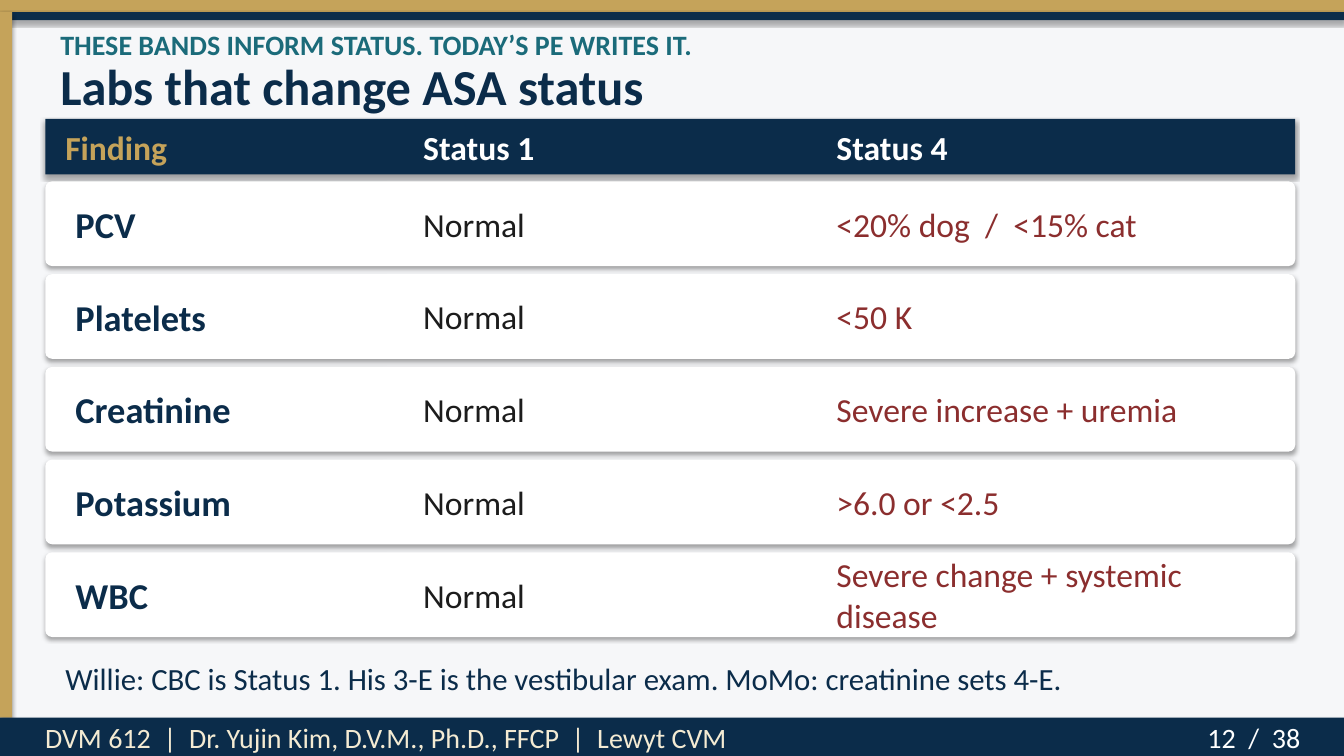
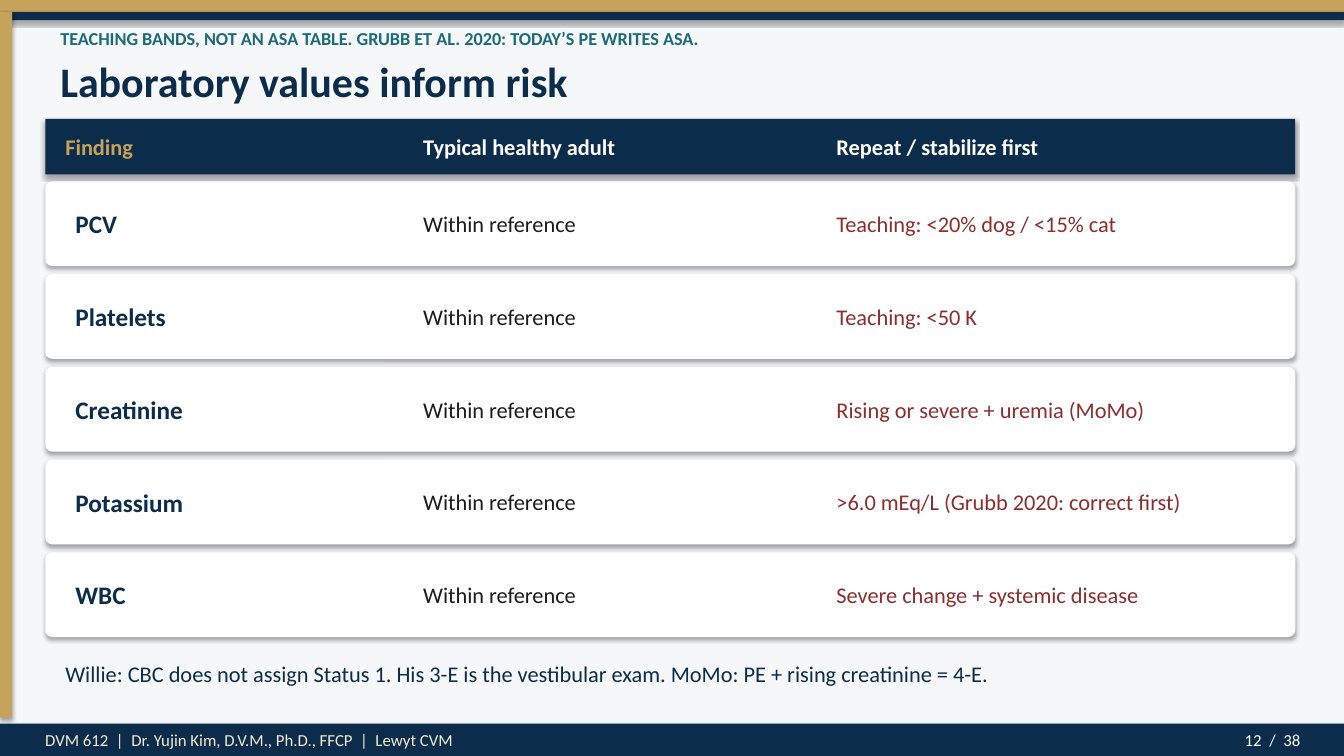
Before and after one commit to drkimvet/happycare, a slide deck: slide 12 of lectures/DVM-612_Week4_Preop_PatientPrep_Postop.pptx. Drawn at 1344x756 pixels with LibreOffice and Linux fonts; fonts in the diff are those of the drawing. Boxes give left, top, right and bottom in pixels: in the first picture for what was removed or moved away, otherwise in the second. Text is boxed around its words. In the diff, an @@ line names an element or a change of style, - is before the commit and + after.

```diff
--- a/lectures/DVM-612_Week4_Preop_PatientPrep_Postop.pptx
+++ b/lectures/DVM-612_Week4_Preop_PatientPrep_Postop.pptx
@@ text at [60,32,698,48]: text changed; size 20 to 13 pt @@
-THESE BANDS INFORM STATUS. TODAY’S PE WRITES IT.
+TEACHING BANDS, NOT AN ASA TABLE. GRUBB ET AL. 2020: TODAY’S PE WRITES ASA.
@@ text at [60,67,568,104]: text changed; size 36 to 30 pt @@
-Labs that change ASA status
+Laboratory values inform risk
@@ text "Finding" at [65,139,133,159]: size 24 to 16 pt @@
@@ text at [423,139,615,159]: text changed; size 24 to 16 pt @@
-Status 1
+Typical healthy adult
@@ text at [836,139,1038,159]: text changed; size 24 to 16 pt @@
-Status 4
+Repeat / stabilize first
@@ text at [423,216,576,232]: text changed; size 24 to 16 pt @@
-Normal
+Within reference
@@ text at [836,216,1116,236]: text changed; size 24 to 16 pt @@
-<20% dog / <15% cat
+Teaching: <20% dog / <15% cat
@@ text at [423,309,576,325]: text changed; size 24 to 16 pt @@
-Normal
+Within reference
@@ text at [836,309,977,329]: text changed; size 24 to 16 pt @@
-<50 K
+Teaching: <50 K
@@ text at [423,402,576,418]: text changed; size 24 to 16 pt @@
-Normal
+Within reference
@@ text at [836,402,1144,422]: text changed; size 24 to 16 pt @@
-Severe increase + uremia
+Rising or severe + uremia (MoMo)
@@ text at [423,494,576,510]: text changed; size 24 to 16 pt @@
-Normal
+Within reference
@@ text at [836,494,1180,514]: text changed; size 24 to 16 pt @@
->6.0 or <2.5
+>6.0 mEq/L (Grubb 2020: correct first)
@@ size 26 to 18 pt in 5 elements at [75,216,117,233], [75,308,165,327], [75,401,182,419], [75,494,183,513], [75,587,125,604] @@
@@ text "Severe change + systemic disease" at [836,587,1138,607]: size 24 to 16 pt @@
@@ text at [423,587,576,603]: text changed; size 24 to 16 pt @@
-Normal
+Within reference
@@ text at [65,666,988,686]: text changed; size 22 to 16 pt @@
-Willie: CBC is Status 1. His 3-E is the vestibular exam. MoMo: creatinine sets 4-E.
+Willie: CBC does not assign Status 1. His 3-E is the vestibular exam. MoMo: PE + rising creatinine = 4-E.
@@ rectangle: place and size @@
-rectangle at [0,718,1344,756]
+rectangle at [0,724,1344,756]
@@ text "DVM 612 | Dr. Yujin ..." at [45,734,453,749]: size 20 to 12 pt @@
@@ text "12 / 38" at [1245,734,1300,746]: size 20 to 12 pt @@
```
Also in this commit, not shown: 37 other slides changed, 2 other files.
